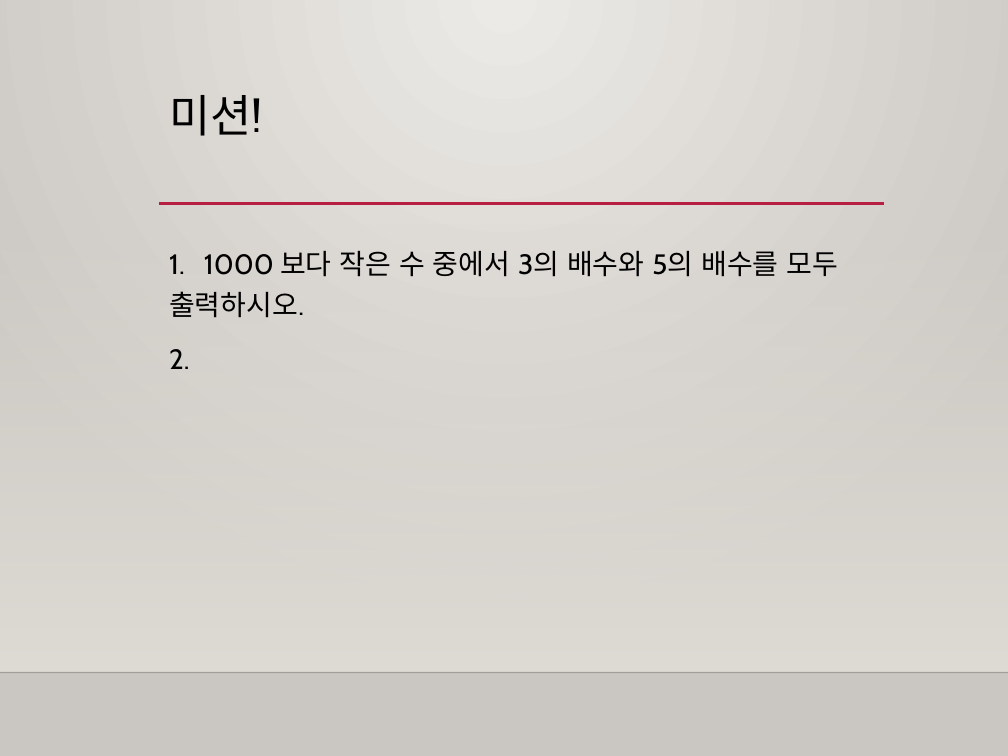
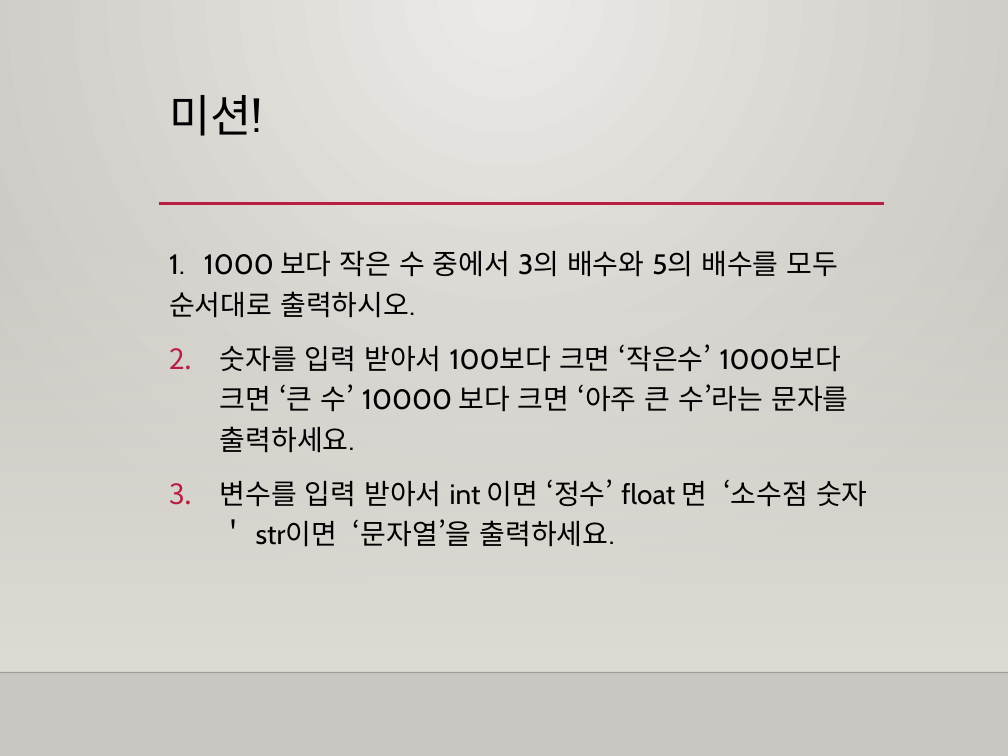
Before and after one commit to freshmea/weizman_python_class, a slide deck: slide 9 of textbook/파이썬3-1교시.pptx. Drawn at 1008x756 pixels with LibreOffice and Linux fonts; fonts in the diff are those of the drawing; background and template pictures are left out. Boxes give left, top, right and bottom in pixels: in the first picture for what was removed or moved away, otherwise in the second. Text is boxed around its words. In the diff, an @@ line names an element or a change of style, - is before the commit and + after.

```diff
--- a/textbook/파이썬3-1교시.pptx
+++ b/textbook/파이썬3-1교시.pptx
@@ text at (x1=169, y1=251, x2=868, y2=547): text changed @@
-1. 1000 보다 작은 수 중에서 3의 배수와 5의 배수를 모두 출력하시오.
-2.
+1. 1000 보다 작은 수 중에서 3의 배수와 5의 배수를 모두 순서대로 출력하시오.
+2. 숫자를 입력 받아서 100보다 크면 ‘작은수’ 1000보다 크면 ‘큰 수’ 10000 보다 크면 ‘아주 큰 수’라는 문자를 출력하세요.
+3. 변수를 입력 받아서 int 이면 ‘정수’ float 면 ‘소수점 숫자＇ str이면 ‘문자열’을 출력하세요.
```
Also in this commit, not shown: 2 other slides changed, 3 other files.
